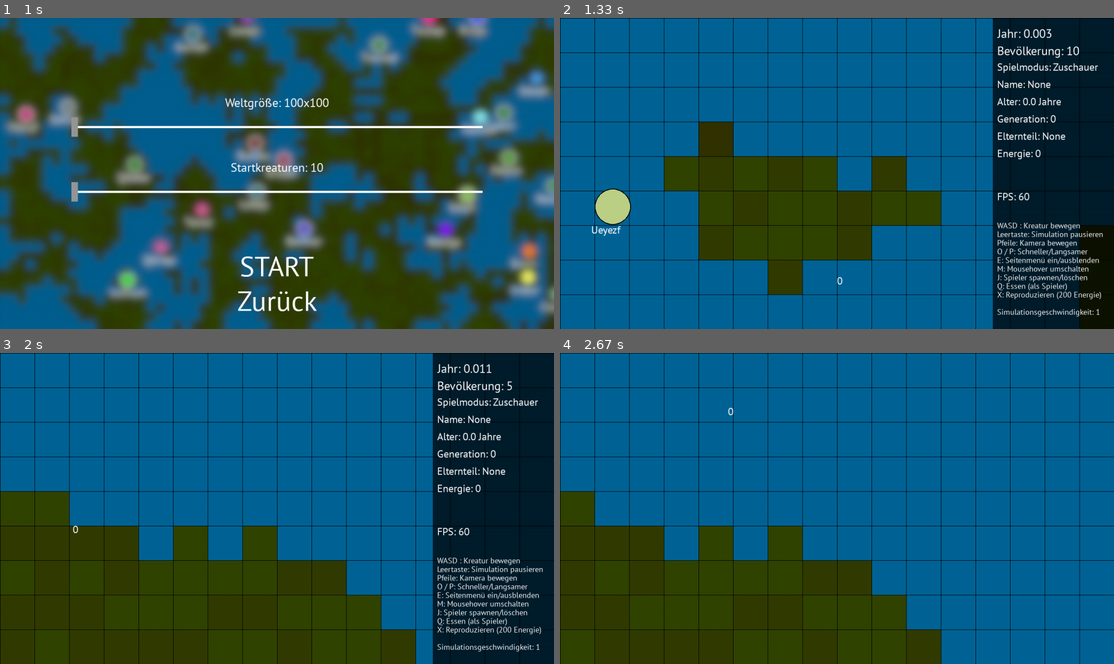
Above: before the commit, frames 1-4 (two rows, left to right).
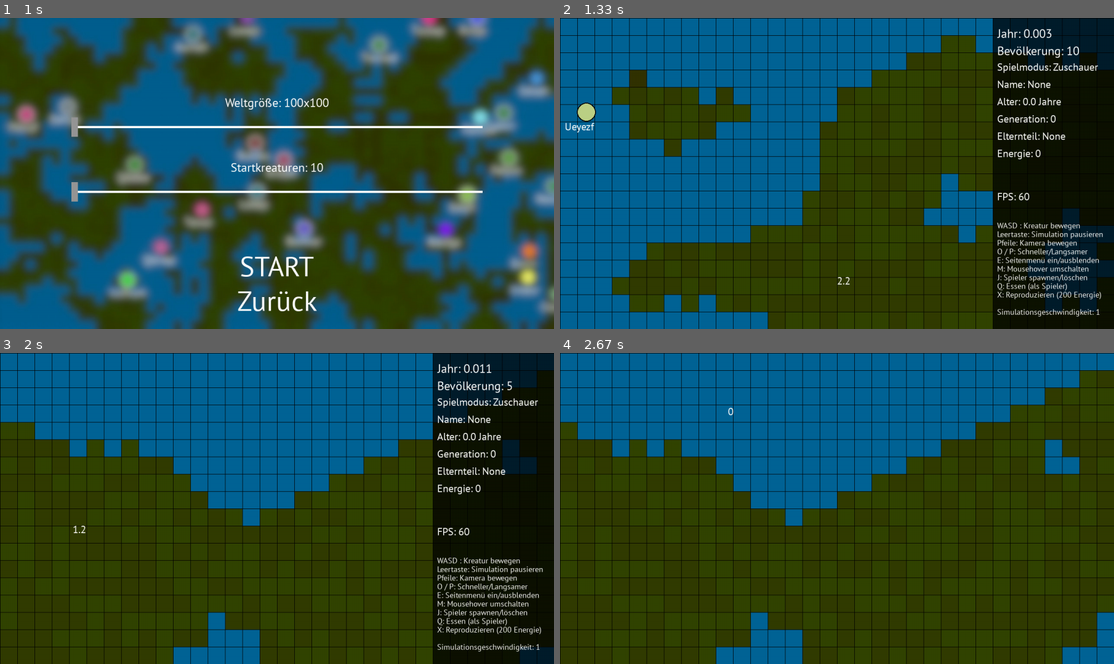
Above: after the commit, the same moments.

Repository: coding-lines/evolvers
Game: pygame game, started from evolversFiles/runGame_GUI.py
Same seed, same stepped clock (60 frames per second), same inputs: the game is played once before the commit and once after it.
Inputs (mouse positions are in pixels of both pictures, inside the frame that each line leads up to):
- Up to frame 1 (1 s): click "START" at 0.38 s; click "Neue Simulation" at 0.72 s
- Up to frame 2 (1.33 s): click "START" at 1.05 s
- Up to frame 3 (2 s): hold Right 1.33-1.8 s; move the mouse to (470, 545) at 1.37 s; hold Up from 1.88 s (still down); move the mouse to (72, 514) at 1.92 s; tap Space at 1.95 s
- Up to frame 4 (2.67 s): tap E at 2.03 s; release Up at 2.18 s; hold Right from 2.22 s (still down); move the mouse to (726, 396) at 2.25 s; tap Space at 2.28, 2.58 s

Frame 1 is identical in both runs. In frame 2, 53% of the frame differs, in the area x 0-100%, y 0-100%; in frame 3, 41%; in frame 4, 46%.

Commit message:
New Worlds can now be fully viewed again (fix 3)

Diff:
--- a/evolversFiles/runGame_GUI.py
+++ b/evolversFiles/runGame_GUI.py
@@ -629,6 +629,7 @@
                             game.options.currentScreen = "gamemodeSelect"
                         if (mousePos[0] in range((game.options.dimensions[0]//2)-(startGame.get_rect().width//2),(game.options.dimensions[0]//2)+(startGame.get_rect().width//2)) and mousePos[1] in range(540,610)):
                             game.storage.gameEntities = creatureEngine.initCreatures(game.storage.entityCountSlider+10)
+                            game.storage.worldSize = [game.storage.worldSizeSlider+100,game.storage.worldSizeSlider+100]
                             game.storage.gameWorld = creatureEngine.initWorld(game.storage.worldSizeSlider+100,game.storage.worldSizeSlider+100,game.storage.worldGeneration,game.storage.worldSmooth)
                             game.timers.frame = 0
                             game.timers.seconds = 0
--- a/evolversFiles/settings.json
+++ b/evolversFiles/settings.json
@@ -1 +1 @@
-{'viewDistance':16,'sizeAffect':False}
+{'viewDistance':32,'sizeAffect':False}
